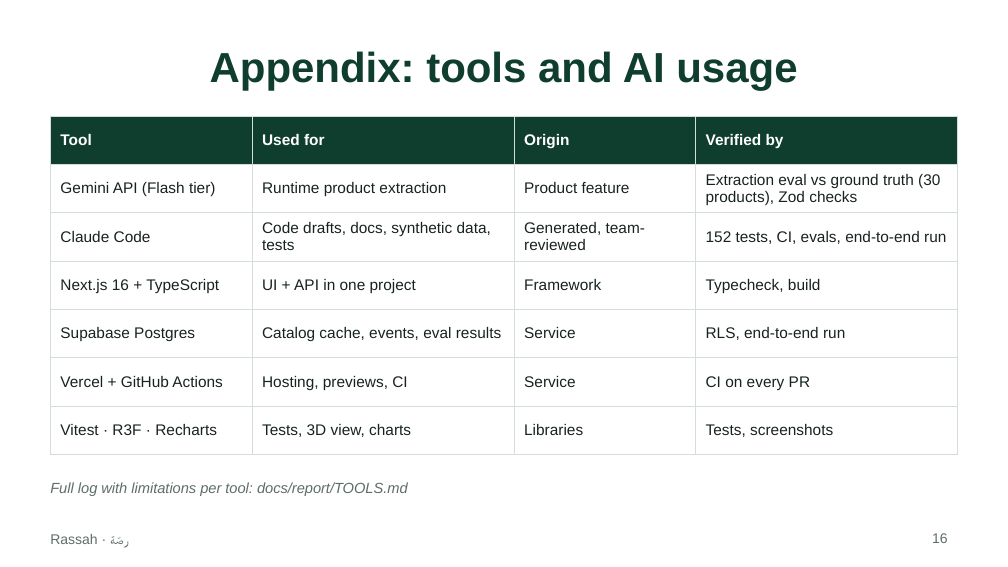
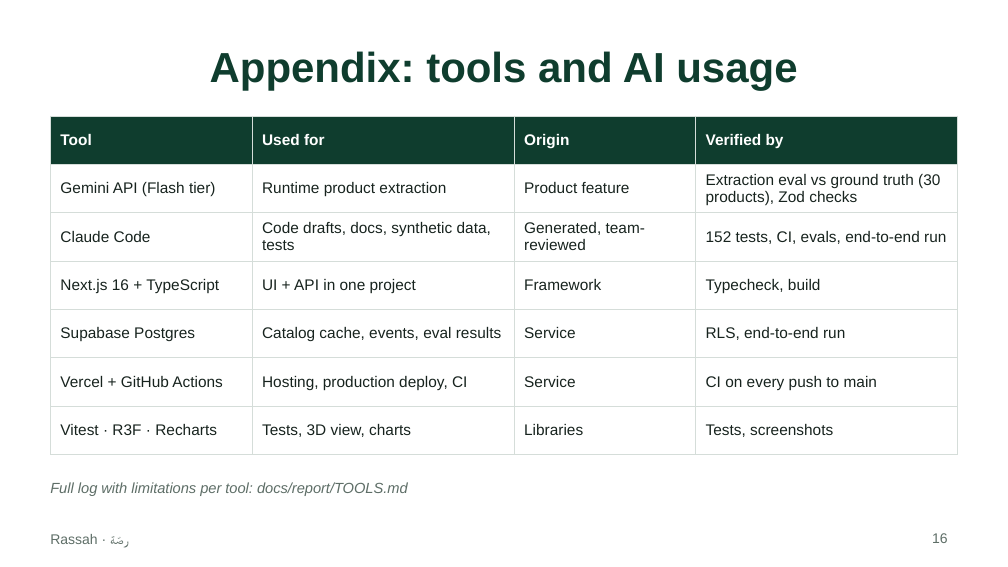
Before and after one commit to justAbdulaziz10/Rassah, a slide deck: slide 16 of docs/report/deck.pptx. Drawn at 1008x567 pixels with LibreOffice and Linux fonts; fonts in the diff are those of the drawing. Boxes give left, top, right and bottom in pixels: in the first picture for what was removed or moved away, otherwise in the second. Text is boxed around its words. In the diff, an @@ line names an element or a change of style, - is before the commit and + after.

```diff
--- a/docs/report/deck.pptx
+++ b/docs/report/deck.pptx
@@ table at (50,116,958,441) @@
-row 6, column 2: Hosting, previews, CI
+row 6, column 2: Hosting, production deploy, CI
-row 6, column 4: CI on every PR
+row 6, column 4: CI on every push to main
```
Also in this commit, not shown: 1 other slide changed, 7 other files.
